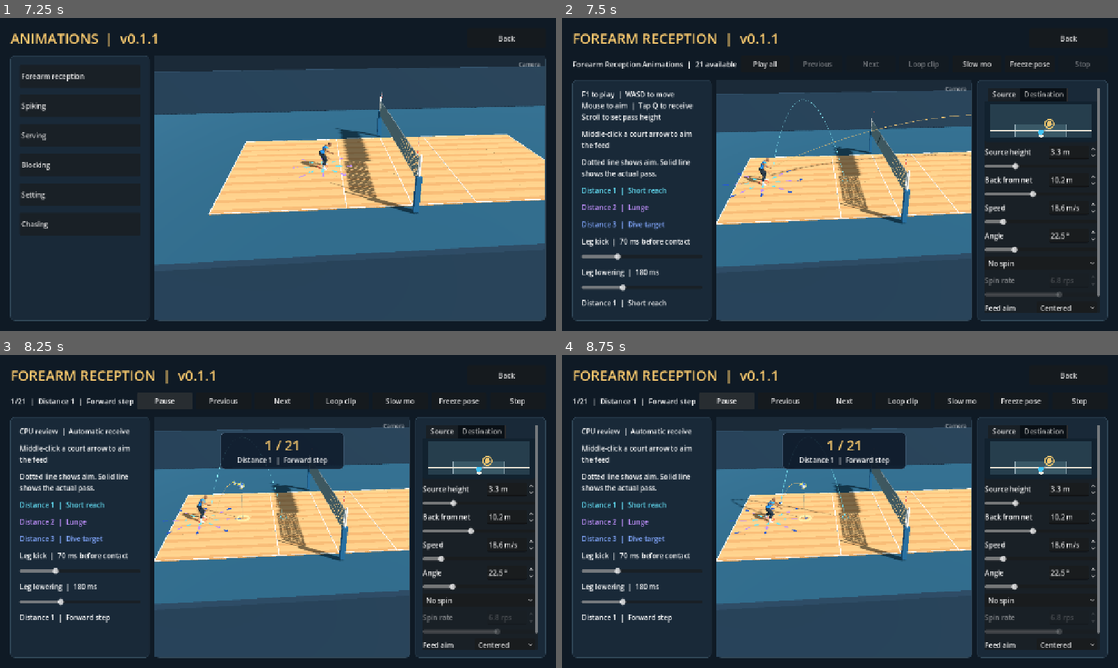
Above: before the commit, frames 1-4 (two rows, left to right).
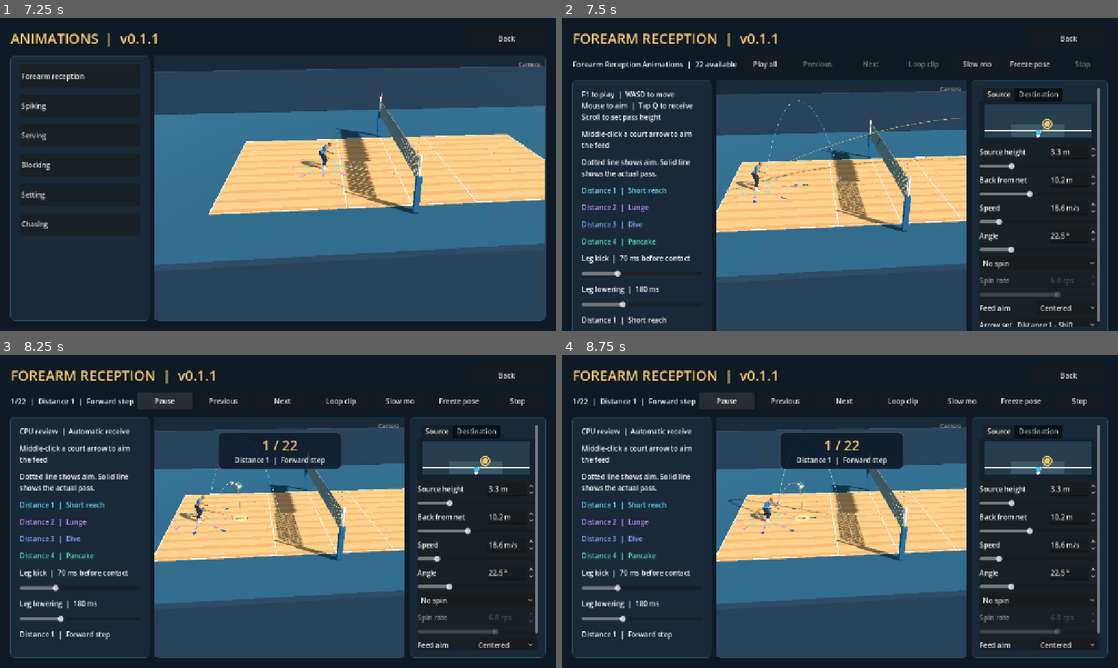
Above: after the commit, the same moments.

Repository: foreandr/volleyball
Game: Godot game, scene res://scenes/main.tscn
Same seed, same stepped clock (60 frames per second), same inputs: the game is played once before the commit and once after it.
Inputs:
- Up to frame 1 (7.25 s): click "Story" at 0.5 s; click "Back" at 1.25 s; click "Story" at 2 s; click "New" at 2.75 s; click "Back" at 3.5 s; click "New" at 4.25 s; click "Save" at 5 s; click "Back" at 5.75 s; click "Continue" at 6.5 s
- Up to frame 2 (7.5 s): click "Forearm reception" at 7.25 s
- Up to frame 3 (8.25 s): click "Play all" at 8 s
- Up to frame 4 (8.75 s): no input

Frame 1 is identical in both runs. In frame 2, 11% of the frame differs, in the area x 1-99%, y 13-100%; in frame 3, 5.7%; in frame 4, 5.8%.

Commit message:
Add the forward pancake and narrow the dive leg stance

Diff:
--- a/scripts/animation_ball_preview.gd
+++ b/scripts/animation_ball_preview.gd
@@ -229,9 +229,11 @@
 		if practice_mode:
 			var direction: Vector3 = aim_point-actor.global_position
 			direction.y = 0.0
-			var reach: float = [0.42,0.85,1.42][arrows.selected_distance-1]
+			var reach: float = [0.42,0.85,1.42,1.82][arrows.selected_distance-1]
 			aim_point = impact_point+direction.normalized()*reach
-			if arrows.selected_distance == 3 and arrows.selected in [1,2,8]:
+			if arrows.selected_distance == 4:
+				aim_point.y = Flight.FLOOR+0.045
+			elif arrows.selected_distance == 3 and arrows.selected in [1,2,8]:
 				aim_point.y = 0.46
 			elif float(actor.get_meta("feed_settings",{}).get("source_height",0.0)) >= 4.6:
 				aim_point.y += 0.36
@@ -239,7 +241,7 @@
 	if review_feed.is_empty():
 		var settings: Dictionary = actor.get_meta("feed_settings",{})
 		feed = Flight.feed(aim_point,settings)
-		if practice_mode and missed and arrows.selected_distance == 3 and arrows.selected in [1,2,8]:
+		if practice_mode and missed and (arrows.selected_distance == 4 or (arrows.selected_distance == 3 and arrows.selected in [1,2,8])):
 			# Keep the low dive target reachable across the net without moving the source.
 			var fitted := settings.duplicate()
 			fitted.fit = "speed"
@@ -395,6 +397,26 @@
 	var velocity := practice_pass_velocity(touch,timing_error)
 	recovery = {"time":last,"point":touch,"velocity":velocity,"spread":practice_spread(timing_error),"end_time":last+Flight.landing_time(touch,velocity)}
 	recovery_net = Net.first_hit(func(t): return touch+velocity*(t-last)+Vector3.DOWN*4.905*pow(t-last,2),last,recovery.end_time)
+	update_guide()
+	return true
+
+func try_pancake(previous_time: float, time: float) -> bool:
+	if practice_grade != Grade.WAITING or not incoming_net.is_empty(): return false
+	var first := maxf(previous_time-contact_time,-feed_duration)
+	var last := minf(time-contact_time,practice_floor_time)
+	if last < first: return false
+	var rig: Skeleton3D = actor.skeleton
+	var wrist := rig.global_transform*rig.get_bone_global_pose(rig.find_bone("hand_r")).origin
+	if wrist.y > 0.17: return false
+	var palm := wrist+actor.global_basis.z.normalized()*0.095
+	var touch := Geometry3D.get_closest_point_to_segment(palm+Vector3.UP*RADIUS,practice_position(first),practice_position(last))
+	if touch.distance_to(palm+Vector3.UP*RADIUS) > 0.13: return false
+	var velocity: Vector3 = incoming+feed_info.acceleration*last
+	if velocity.y >= 0.0: return false
+	var pop := velocity.slide(Vector3.UP).limit_length(1.1)*0.65+Vector3.UP*clampf(-velocity.y*0.48,2.2,4.2)
+	practice_grade = Grade.PERFECT
+	recovery = {"time":last,"point":touch,"velocity":pop,"pancake":true,"end_time":last+Flight.landing_time(touch,pop)}
+	recovery_net.clear()
 	update_guide()
 	return true
 
@@ -482,7 +504,9 @@
 
 func update_practice_aim(show_aim: bool) -> void:
 	var target: Dictionary = actor.get_meta("pass_target",{})
-	practice_aim_arc.visible = show_aim and target.has("position")
+	var arrows = actor.get_node_or_null("DirectionArrows")
+	var pancake: bool = practice_mode and arrows != null and arrows.selected_distance == 4
+	practice_aim_arc.visible = show_aim and target.has("position") and not pancake
 	if not practice_aim_arc.visible: return
 	var origin := practice_platform_center()
 	var angle := float(clip.get_meta("desired_output_angle",45.0))
--- a/scripts/forward_reception_dive.gd
+++ b/scripts/forward_reception_dive.gd
@@ -19,7 +19,7 @@
 	[1.28,0.00,0.0],
 ]
 
-static func sample(actor: Node3D, author: RefCounted, ready: Array[Transform3D], clasp: Array[Transform3D], start: Vector3, heading: Vector3, time: float, ball_point: Vector3, release_time: float, kick_offset: float, lower_duration: float) -> void:
+static func sample(actor: Node3D, author: RefCounted, ready: Array[Transform3D], clasp: Array[Transform3D], start: Vector3, heading: Vector3, time: float, ball_point: Vector3, release_time: float, kick_offset: float, lower_duration: float, pancake := false) -> void:
 	var kick_time := time-WINDUP-kick_offset
 	var kick := smoothstep(0.0,0.13,kick_time)*(1.0-smoothstep(0.22,0.22+lower_duration,kick_time))
 	# Start later while preserving the reach at the intended ball contact.
@@ -39,6 +39,7 @@
 		drop = lerpf(a[1],b[1],weight)
 		pitch = deg_to_rad(lerpf(a[2],b[2],weight))
 		break
+	if pancake: travel += 0.70*smoothstep(0.13,0.39,time)
 	actor.position = start+heading*travel
 	actor.rotation.y = atan2(heading.x,heading.z)
 	var pose := ready.duplicate()
@@ -49,6 +50,10 @@
 	author.rotate_world(pose,"pelvis",Vector3.RIGHT,pitch)
 	var extension := smoothstep(0.19,0.39,time)
 	var landing := smoothstep(0.0,0.14,since_brace)
+	if pancake:
+		var low := smoothstep(0.23,0.40,time)*(1.0-smoothstep(0.82,POSE_DURATION,time))
+		author.rotate_world(pose,"spine_02",Vector3.RIGHT,0.18*low)
+		author.rotate_world(pose,"neck_01",Vector3.RIGHT,-0.38*low)
 	var chest_settle := landing*(1.0-smoothstep(0.38,0.55,since_brace))
 	pose[pelvis].origin -= author.world_pose(pose,parent).basis.inverse()*Vector3.UP*0.07*chest_settle/scale_
 	var get_up := smoothstep(0.82,POSE_DURATION,time)
@@ -70,10 +75,11 @@
 			ankle.z += 0.42*plant
 			ankle.y += 0.09*sin(PI*plant)
 		var trail := foot.origin-Vector3.BACK*(0.69 if side == "l" else 0.81)
+		trail.x = foot.origin.x*0.48
 		trail.y += kick*(0.60 if side == "l" else 0.52)
 		trail.z += kick*0.20
 		ankle = ankle.lerp(trail,extension).lerp(foot.origin,get_up)
-		var lateral := 0.20 if side == "l" else -0.20
+		var lateral := 0.09 if side == "l" else -0.09
 		var calf: String = "calf_"+side
 		var pole := Vector3(lateral,0.18,1.0).lerp(Vector3(lateral,-0.75,0.10),kick)
 		author.limb(pose,"thigh_"+side,calf,foot_name,ankle,pole)
@@ -85,7 +91,11 @@
 	var grip: Vector3 = (author.point(pose,"hand_l")+author.point(pose,"hand_r"))*0.5
 	var reach := smoothstep(0.11,0.31,time)
 	reach *= 1.0-smoothstep(0.0,0.13,since_brace)
-	if reach > 0.0:
+	if pancake and reach > 0.0:
+		var target := rig.global_transform.affine_inverse()*Vector3(ball_point.x,0.06,ball_point.z)-Vector3.BACK*0.095
+		author.limb(pose,"upperarm_r","lowerarm_r","hand_r",target,Vector3(-0.30,-0.55,0.10),reach,174.0)
+		flatten_palm(pose,author,rig,reach)
+	elif reach > 0.0:
 		var target := rig.global_transform.affine_inverse()*ball_point+Vector3(0,-0.14,0.18)
 		var head_height: float = author.point(pose,"Head").y
 		target.y = clampf(target.y,0.13,maxf(0.13,head_height))
@@ -108,6 +118,26 @@
 			# The palms travel back relative to the shoulders as the body slides past them.
 			var palm := Vector3(shoulder.x+(0.13 if side == "l" else -0.13),0.10+0.09*release_hands,shoulder.z+lerpf(0.19,-0.38,push))
 			author.limb(pose,"upperarm_"+side,"lowerarm_"+side,hand,palm,Vector3(0.8 if side == "l" else -0.8,0.4,-0.25),brace)
+	if pancake:
+		for side in ["l","r"]:
+			var hand: String = "hand_"+side
+			var wrist: Vector3 = author.point(pose,hand)
+			var height: float = (rig.global_transform*wrist).y
+			if height < 0.055:
+				wrist.y += (0.055-height)/scale_
+				author.limb(pose,"upperarm_"+side,"lowerarm_"+side,hand,wrist,Vector3(0.65 if side == "l" else -0.65,0.4,-0.25))
 	for bone in rig.get_bone_count():
 		rig.set_bone_pose_position(bone,pose[bone].origin)
 		rig.set_bone_pose_rotation(bone,pose[bone].basis.get_rotation_quaternion())
+
+static func flatten_palm(pose: Array, author: RefCounted, rig: Skeleton3D, weight: float) -> void:
+	var wrist := rig.find_bone("hand_r")
+	var fingers := rig.find_bone("middle_01_r")
+	var index := rig.find_bone("index_01_r")
+	var pinky := rig.find_bone("pinky_01_r")
+	if mini(fingers,mini(index,pinky)) < 0: return
+	var hand: Transform3D = author.world_pose(pose,wrist)
+	var forward: Vector3 = (author.point(pose,"middle_01_r")-hand.origin).normalized()
+	var across: Vector3 = (author.point(pose,"index_01_r")-author.point(pose,"pinky_01_r")).slide(forward).normalized()
+	var palm := Basis(across,forward.cross(across),forward)
+	author.set_world_basis(pose,"hand_r",hand.basis.slerp(palm.inverse()*hand.basis,weight))
--- a/scripts/pass_angle_control.gd
+++ b/scripts/pass_angle_control.gd
@@ -19,6 +19,7 @@
 var reach_picker: OptionButton
 var arrow_set_picker: OptionButton
 var allow_dive := false
+const DirectionArrows = preload("res://scripts/player_direction_arrows.gd")
 var source_pad: Control
 var height_field: SpinBox
 var back_field: SpinBox
@@ -94,11 +95,14 @@
 	arrow_set_picker = OptionButton.new()
 	arrow_set_picker.add_item("Distance 1 - Shift")
 	arrow_set_picker.add_item("Distance 2 - Lunge")
-	if allow_dive: arrow_set_picker.add_item("Distance 3 - Dive")
+	if allow_dive:
+		arrow_set_picker.add_item("Distance 3 - Dive")
+		arrow_set_picker.add_item("Distance 4 - Pancake")
 	arrow_set_picker.select(clampi(StorySession.receive_distance_tier-1,0,arrow_set_picker.item_count-1))
 	arrow_set_picker.tooltip_text = "Middle-click an arrow on the court"
 	arrow_row.add_child(arrow_set_picker)
-	arrow_set_picker.item_selected.connect(func(_index): feed_aim_changed.emit())
+	arrow_set_picker.item_selected.connect(func(_index): update_feed_directions(); feed_aim_changed.emit())
+	update_feed_directions()
 	build_host = destination_panel
 	destination_pad = preload("res://scripts/ball_source_pad.gd").new()
 	destination_pad.mode = "destination"
@@ -126,7 +130,15 @@
 func select_feed_aim(index: int, distance := 0) -> void:
 	reach_picker.select(index)
 	if distance > 0: arrow_set_picker.select(distance-1)
+	update_feed_directions()
 	feed_aim_changed.emit()
+
+func update_feed_directions() -> void:
+	var distance := arrow_set_picker.selected+1
+	for index in reach_picker.item_count:
+		reach_picker.set_item_disabled(index,not DirectionArrows.supports(index,distance))
+	if not DirectionArrows.supports(reach_picker.selected,distance):
+		reach_picker.select(1)
 
 func begin_placement() -> void:
 	for field_name in PLACEMENT_FIELDS:
--- a/scripts/player_direction_arrows.gd
+++ b/scripts/player_direction_arrows.gd
@@ -6,6 +6,7 @@
 const LONG_SIDE_RADIUS := 1.10
 const DIVE_RADIUS := 2.22
 const DIVE_SIDE_RADIUS := 1.72
+const PANCAKE_RADIUS := 2.88
 var selected := 0
 var selected_distance := 1
 var show_dive_ring := false:
@@ -19,7 +20,13 @@
 	cast_shadow = GeometryInstance3D.SHADOW_CASTING_SETTING_OFF
 	rebuild()
 
+static func supports(index: int, distance: int) -> bool:
+	if distance == 4: return index == 1
+	if distance == 3: return index in [0,1,2,3,7,8]
+	return distance in [1,2] and index >= 0 and index <= 8
+
 func select_direction(index: int, distance := 1) -> void:
+	if not supports(index,distance): return
 	if selected == index and selected_distance == distance: return
 	selected = index
 	selected_distance = distance
@@ -27,11 +34,12 @@
 
 func pick(local_point: Vector3) -> Vector2i:
 	var point := Vector2(local_point.x,local_point.z)
-	if point.length() <= 0.27: return Vector2i(0,selected_distance)
+	if point.length() <= 0.27: return Vector2i(0,1 if selected_distance == 4 else selected_distance)
 	var closest := Vector2i(-1,1)
 	var best := 0.25
-	for distance in range(1,4 if show_dive_ring else 3):
+	for distance in range(1,5 if show_dive_ring else 3):
 		for index in range(1,9):
+			if not supports(index,distance): continue
 			var center := arrow_center(index,distance)
 			var candidate := point.distance_to(Vector2(center.x,center.z))
 			if candidate <= best:
@@ -47,6 +55,7 @@
 	var radius := SIDE_LANDING_RADIUS if side else LANDING_RADIUS
 	if distance == 2: radius = LONG_SIDE_RADIUS if side else LONG_LANDING_RADIUS
 	if distance == 3: radius = DIVE_SIDE_RADIUS if side else DIVE_RADIUS
+	if distance == 4: radius = PANCAKE_RADIUS
 	return direction(index)*radius
 
 func direction(index: int) -> Vector3:
@@ -60,9 +69,10 @@
 	material.cull_mode = BaseMaterial3D.CULL_DISABLED
 	material.vertex_color_use_as_albedo = true
 	surface.surface_begin(Mesh.PRIMITIVE_TRIANGLES,material)
-	for distance in range(1,4 if show_dive_ring else 3):
+	for distance in range(1,5 if show_dive_ring else 3):
 		for index in range(1,9):
-			var color: Color = [Color("67e8ff"),Color("c291ff"),Color("2859d4")][distance-1]
+			if not supports(index,distance): continue
+			var color: Color = [Color("67e8ff"),Color("c291ff"),Color("2859d4"),Color("00826d")][distance-1]
 			if index == selected and distance == selected_distance: color = Color("ff4848")
 			surface.surface_set_color(color)
 			var forward := direction(index)
--- a/scripts/reception_review.gd
+++ b/scripts/reception_review.gd
@@ -24,6 +24,7 @@
 	[3,"Forward-left dive",Vector3(1.0,0,1.0),Vector3(1,-9.2,-18)],
 	[3,"Right knee slide",Vector3(-1.42,0,0),Vector3(0,-7,-3)],
 	[3,"Left knee slide",Vector3(1.42,0,0),Vector3(0,-7,-3)],
+	[4,"Forward pancake",Vector3(0,0,1.82),Vector3(0,-11,-17)],
 ]
 const SHORT_BACK := 4
 const RIGHT_LUNGE := 10
@@ -220,6 +221,8 @@
 	var arrows = actor.get_node("DirectionArrows")
 	if is_knee_slide():
 		arrows.select_direction(3 if CASES[index][2].x < 0 else 7,3)
+	elif CASES[index][0] == 4:
+		arrows.select_direction(1,4)
 	else:
 		arrows.select_direction(0)
 	actor.animator.play("custom_preview/clip",0)
@@ -230,8 +233,8 @@
 	var velocity: Vector3 = actor.global_basis.orthonormalized()*CASES[index][3]
 	var aim: Vector3 = ball.platform(ball.contact_time).ball+offset
 	dive_ready.clear()
-	if CASES[index][0] == 3 and not is_knee_slide():
-		aim.y = 0.46
+	if CASES[index][0] >= 3 and not is_knee_slide():
+		aim.y = Flight.FLOOR+0.045 if CASES[index][0] == 4 else 0.46
 		dive_kick_offset = page.dive_kick_offset()
 		dive_lower_duration = page.dive_lower_duration()
 		dive_ready = page.player_controls.snapshot_receive_pose()
@@ -277,8 +280,11 @@
 		if dive_time >= ForwardDive.DURATION or not ball.incoming_net.is_empty(): released = true
 		if dive_time >= 0.0 and not released:
 			var heading: Vector3 = (ball.aim_point-READY_POSITION).slide(Vector3.UP).normalized()
-			ForwardDive.sample(page.preview_player,page.player_controls.footwork.author,dive_ready,dive_clasp,READY_POSITION,heading,dive_time,ball.aim_point,float(ball.recovery.get("time",0.07))+ForwardDive.WINDUP,dive_kick_offset,dive_lower_duration)
-			if dive_time >= ForwardDive.WINDUP-0.12 and dive_time <= ForwardDive.WINDUP+0.07:
+			var pancake: bool = CASES[index][0] == 4
+			ForwardDive.sample(page.preview_player,page.player_controls.footwork.author,dive_ready,dive_clasp,READY_POSITION,heading,dive_time,ball.aim_point,float(ball.recovery.get("time",0.07))+ForwardDive.WINDUP,dive_kick_offset,dive_lower_duration,pancake)
+			if pancake:
+				if ball.try_pancake(previous,page.preview_clock): page.drill_status.text = "Pancake save"
+			elif dive_time >= ForwardDive.WINDUP-0.12 and dive_time <= ForwardDive.WINDUP+0.07:
 				ball.update_practice_platform()
 				ball.try_practice_pass(previous,page.preview_clock,0.16)
 			else:
--- a/scripts/story_animations.gd
+++ b/scripts/story_animations.gd
@@ -199,8 +199,8 @@
 		var path_hint := label("Dotted line shows aim. Solid line shows the actual pass.",16)
 		path_hint.autowrap_mode = TextServer.AUTOWRAP_WORD_SMART
 		content.add_child(path_hint)
-		var arrow_labels := ["Distance 1  |  Short reach","Distance 2  |  Lunge","Distance 3  |  Dive target"]
-		var arrow_colors := [Color("67e8ff"),Color("c291ff"),Color("82a8ff")]
+		var arrow_labels := ["Distance 1  |  Short reach","Distance 2  |  Lunge","Distance 3  |  Dive","Distance 4  |  Pancake"]
+		var arrow_colors := [Color("67e8ff"),Color("c291ff"),Color("82a8ff"),Color("57dfbc")]
 		for index in arrow_labels.size():
 			var legend := label(arrow_labels[index],16)
 			legend.add_theme_color_override("font_color",arrow_colors[index])
@@ -463,6 +463,9 @@
 
 func step_cpu_receive(previous: float, delta: float) -> void:
 	var arrows = preview_player.get_node("DirectionArrows")
+	if arrows.selected_distance == 4:
+		step_cpu_forward_dive(previous,true)
+		return
 	var knee_slide: bool = arrows.selected_distance == 3 and arrows.selected in [3,7]
 	if arrows.selected != 0 and arrows.selected_distance == 3 and not knee_slide:
 		if arrows.selected in [1,2,8]: step_cpu_forward_dive(previous)
@@ -541,7 +544,7 @@
 	if part == "Head": return "Body dig  |  Head deflection"
 	return "Body dig  |  Deflected off the player"
 
-func step_cpu_forward_dive(previous: float) -> void:
+func step_cpu_forward_dive(previous: float, pancake := false) -> void:
 	var time: float = preview_clock-ball_preview.contact_time+ForwardDive.WINDUP
 	if time < 0.0 or not ball_preview.incoming_net.is_empty(): return
 	if cpu_dive_ready.is_empty():
@@ -557,7 +560,11 @@
 		cpu_dive_clasp = player_controls.snapshot_receive_pose()
 		preview_player.animator.seek(0.0,true)
 	var heading: Vector3 = (ball_preview.aim_point-cpu_start).slide(Vector3.UP).normalized()
-	ForwardDive.sample(preview_player,player_controls.footwork.author,cpu_dive_ready,cpu_dive_clasp,cpu_start,heading,time,ball_preview.aim_point,float(ball_preview.recovery.get("time",0.07))+ForwardDive.WINDUP,cpu_dive_kick_offset,cpu_dive_lower_duration)
+	ForwardDive.sample(preview_player,player_controls.footwork.author,cpu_dive_ready,cpu_dive_clasp,cpu_start,heading,time,ball_preview.aim_point,float(ball_preview.recovery.get("time",0.07))+ForwardDive.WINDUP,cpu_dive_kick_offset,cpu_dive_lower_duration,pancake)
+	if pancake:
+		ball_preview.try_pancake(previous,preview_clock)
+		drill_status.text = "Pancake save" if ball_preview.recovery.has("pancake") else "CPU pancake reach"
+		return
 	drill_status.text = "CPU forward dive  |  F1 to take control"
 	if time >= ForwardDive.WINDUP-0.12 and time <= ForwardDive.WINDUP+0.07:
 		ball_preview.update_practice_platform()
@@ -575,7 +582,7 @@
 		var offset: Vector3 = ball_preview.practice_step_offset(preview_clock)
 		tier = ball_preview.practice_reach_tier(offset)
 		high = offset.y >= 0.20
-	var names := ["Short reach","High shoulder reach" if high else "Low lunge","Dive target (animation pending)"]
+	var names := ["Short reach","High shoulder reach" if high else "Low lunge","Dive","Pancake"]
 	if tier == 3:
 		if arrows.selected in [1,2,8]: names[2] = "Forward dive"
 		if arrows.selected in [3,7]: names[2] = "Side knee slide"
